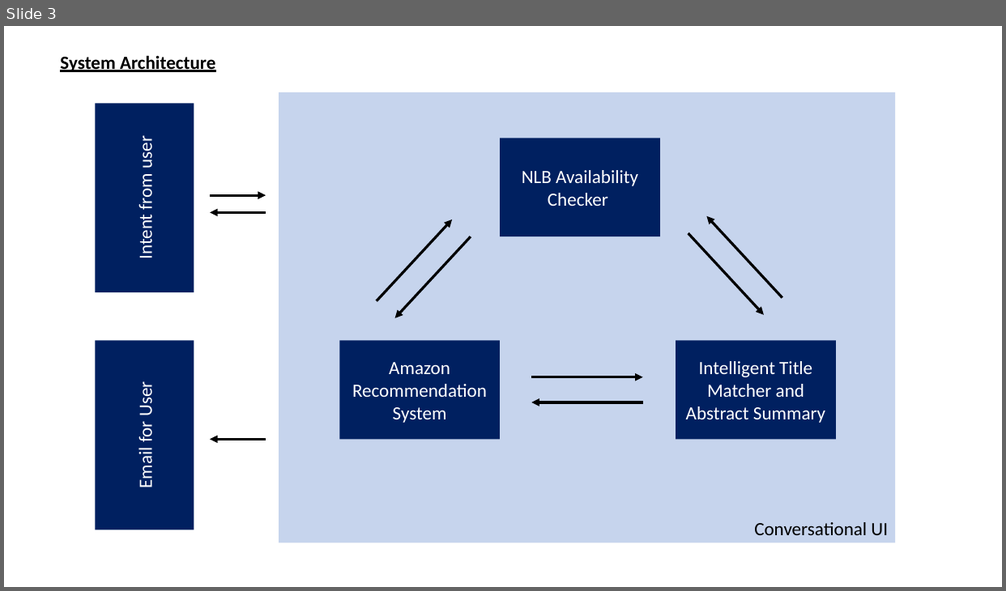
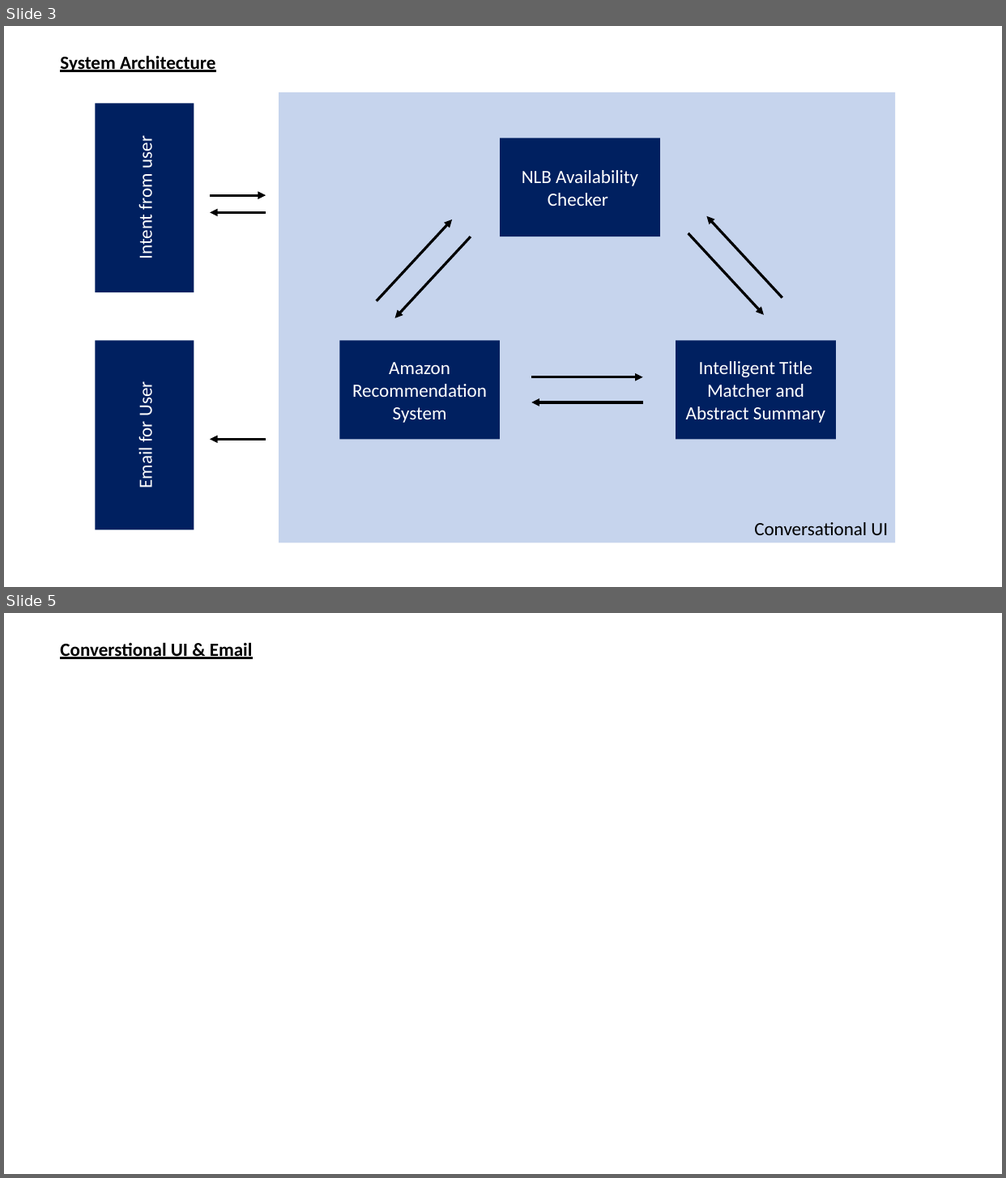
Before and after one commit to AftTheRain/ISA-PM-IPA-2021-01-09-IS02PT-GRP-SmartLibrarian, a slide deck: Video/ISS IPA PROJECT PRESENTATION - SYSTEM ARCHITECTURE.pptx. Shown one above the other, each under a label of ours: slide 3 before the commit, slides 3 and 5 after it; the slides between them are not shown. The pictures are 1006x591 and 1006x1178 pixels, drawn with LibreOffice and Linux fonts; fonts in the diff are those of the drawing. Boxes give left, top, right and bottom in pixels: in the first picture for what was removed or moved away, otherwise in the second. Text is boxed around its words. In the diff, an @@ line names an element or a change of style, - is before the commit and + after.

```diff
--- a/Video/ISS IPA PROJECT PRESENTATION - SYSTEM ARCHITECTURE.pptx
+++ b/Video/ISS IPA PROJECT PRESENTATION - SYSTEM ARCHITECTURE.pptx
@@ slide 5 added at [4,613,1002,1174], background #FFFFFF @@
@@ text added at [60,642,253,659], 18 pt, text #000000, bold, underline @@
+Converstional UI & Email
```
Also in this commit, not shown: 1 slide changed, 3 other slides added.
